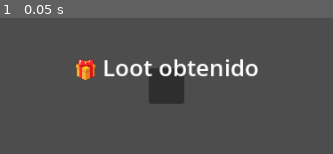
Above: before the commit, frame 1.
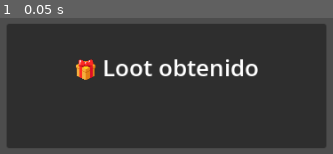
Above: after the commit, the same moment.

Repository: MirandaFrancoCBA/apocalypsheep
Game: Godot game, scene res://scenes/ui/loot_popup.tscn
Same seed, same stepped clock (60 frames per second), same inputs: the game is played once before the commit and once after it. This scene is started directly instead of the project's main scene. Sound files missing from this copy of the repository are replaced by a short silence.
Inputs:
- Up to frame 1 (0.05 s): no input

The runs differ from the first frame. In frame 1, 82% of the frame differs, in the area x 2-98%, y 4-96%.

Commit message:
Fix: size loot popup from viewport width

Diff:
--- a/scripts/ui/loot_popup.gd
+++ b/scripts/ui/loot_popup.gd
@@ -3,7 +3,17 @@
 
 @onready var label_title: Label = $Panel/VBoxContainer/LabelTitle
 @onready var label_name: Label = $Panel/VBoxContainer/LabelItem
+@onready var panel: Panel = $Panel
 
+
+func _ready() -> void:
+	_apply_responsive_layout()
+
+func _apply_responsive_layout() -> void:
+	await get_tree().process_frame
+	var vp: Vector2 = get_viewport_rect().size
+	var width: float = minf(vp.x * 0.84, 360.0)
+	panel.custom_minimum_size = Vector2(width, 140.0)
 
 func show_loot(item: Dictionary) -> void:
 	if label_name == null:
